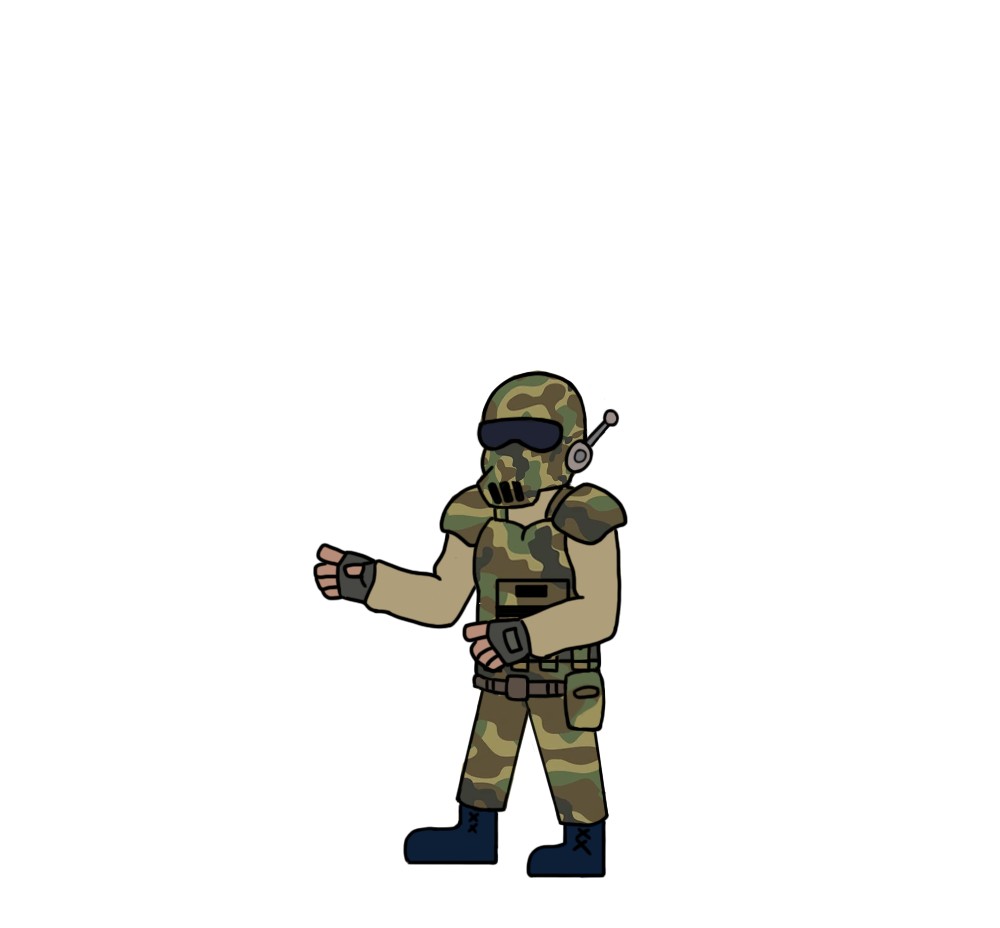
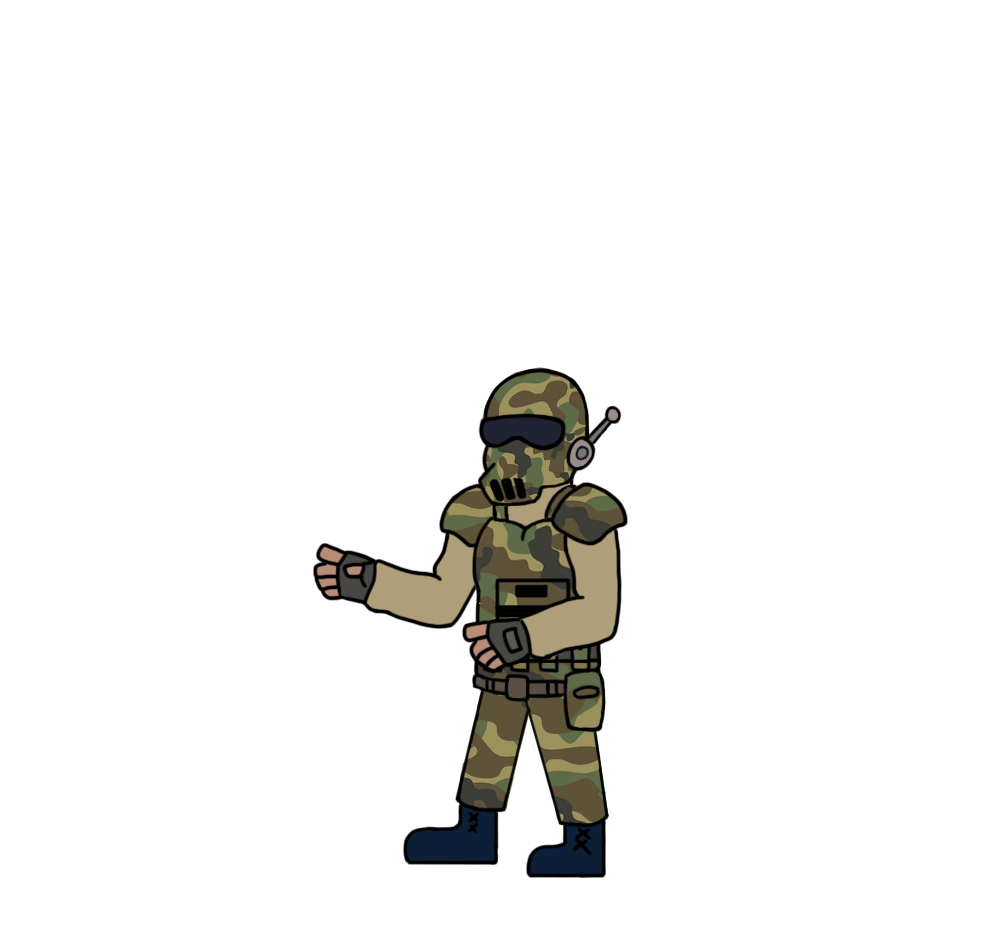
Comparing the layer stacks of the two 1000 × 928 images. Changes:
added layer "Layer 1" above "body" over (477, 367, 622, 507)
painted on "body" over (475, 367, 620, 518)
